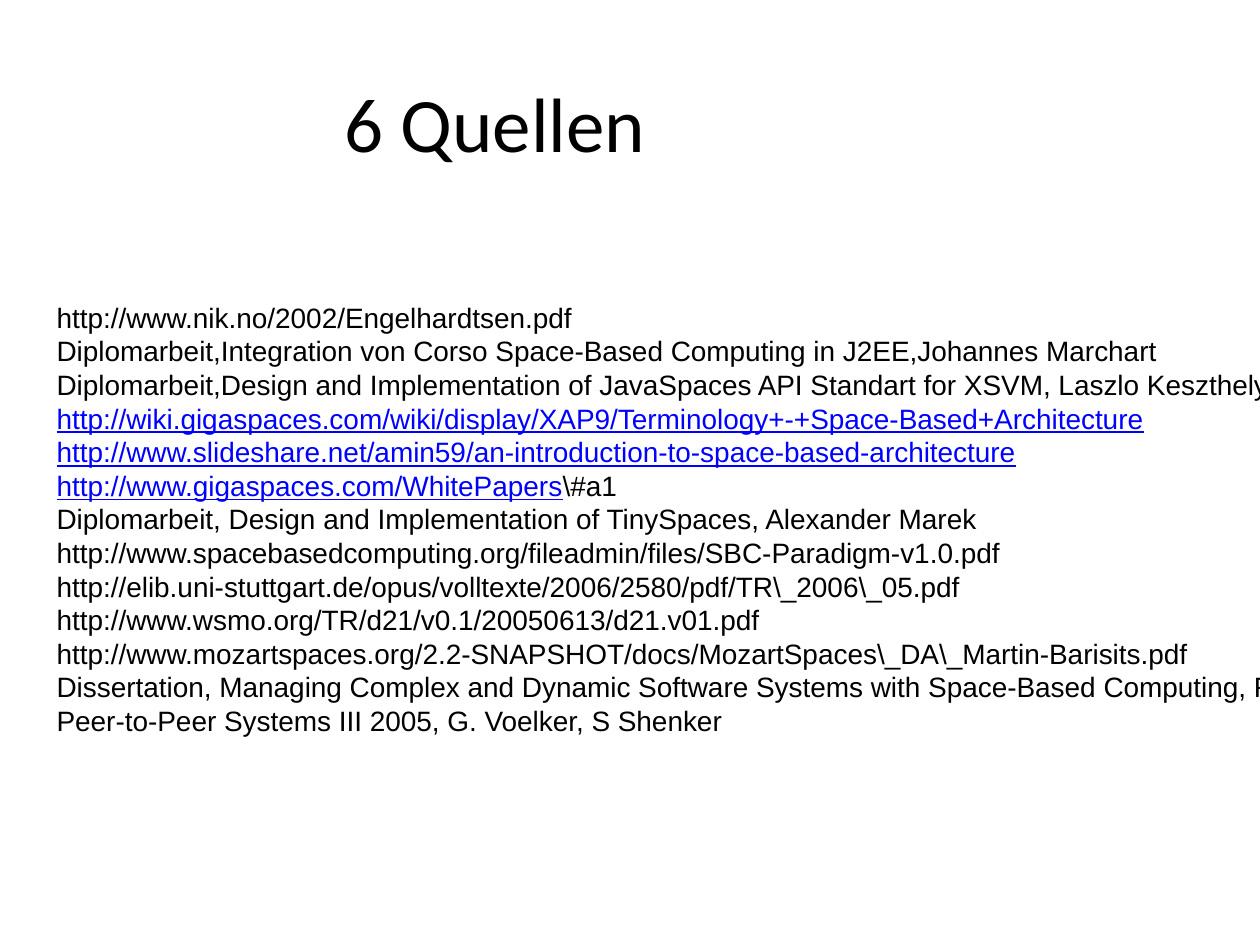
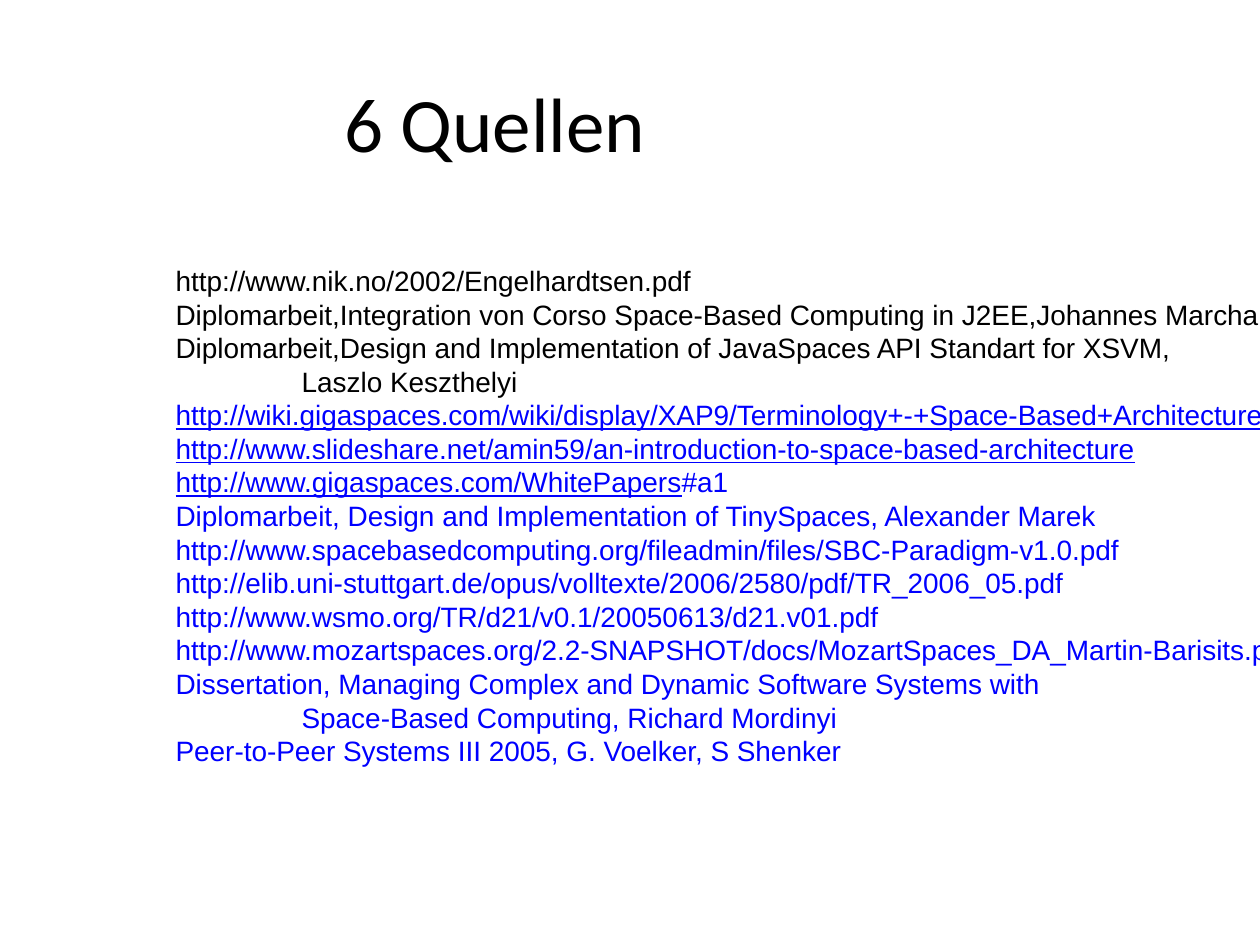
Before and after one commit to traxl/sbcAusarbeitung, a slide deck: slide 34 of SBC_Praesentation_DimitrijevicTraxler.pptx. Drawn at 1260x945 pixels with LibreOffice and Linux fonts; fonts in the diff are those of the drawing; background and template pictures are left out. Boxes give left, top, right and bottom in pixels: in the first picture for what was removed or moved away, otherwise in the second. Text is boxed around its words. In the diff, an @@ line names an element or a change of style, - is before the commit and + after.

```diff
--- a/SBC_Praesentation_DimitrijevicTraxler.pptx
+++ b/SBC_Praesentation_DimitrijevicTraxler.pptx
@@ text "http://www.nik.no/2002/Engelhardtsen.pdf": place and size @@
-text "http://www.nik.no/2002/Engelhardtsen.pdf" at box(57, 307, 1247, 736)
+text "http://www.nik.no/2002/Engelhardtsen.pdf" at box(176, 270, 1260, 766)
@@ text at box(176, 337, 1170, 397): text changed @@
-Diplomarbeit,Design and Implementation of JavaSpaces API Standart for XSVM, Laszlo Keszthelyi
+Diplomarbeit,Design and Implementation of JavaSpaces API Standart for XSVM,
+Laszlo Keszthelyi
@@ text at box(176, 471, 729, 498): text changed @@
-http://www.gigaspaces.com/WhitePapers\#a1
+http://www.gigaspaces.com/WhitePapers#a1
@@ text at box(176, 505, 1119, 766): text colour #000000 to #0000FF in "Diplomarbeit, Design and Implementation of TinySpaces, Alexa ...", "http://www.spacebasedcomputing.org/fileadmin/files/SBC-Parad ...", "http://www.wsmo.org/TR/d21/v0.1/20050613/d21.v01.pdf", "Peer-to-Peer Systems III 2005, G. Voelker, S ..." @@
@@ text at box(176, 572, 1063, 598): text changed; text colour #000000 to #0000FF @@
-http://elib.uni-stuttgart.de/opus/volltexte/2006/2580/pdf/TR\_2006\_05.pdf
+http://elib.uni-stuttgart.de/opus/volltexte/2006/2580/pdf/TR_2006_05.pdf
@@ text at box(176, 639, 1260, 733): text changed; text colour #000000 to #0000FF @@
-http://www.mozartspaces.org/2.2-SNAPSHOT/docs/MozartSpaces\_DA\_Martin-Barisits.pdf
-Dissertation, Managing Complex and Dynamic Software Systems with Space-Based Computing, Richard Mordinyi
+http://www.mozartspaces.org/2.2-SNAPSHOT/docs/MozartSpaces_DA_Martin-Barisits.pdf
+Dissertation, Managing Complex and Dynamic Software Systems with
+Space-Based Computing, Richard Mordinyi
```
Also in this commit, not shown: 1 other slide changed, 1 other file.
